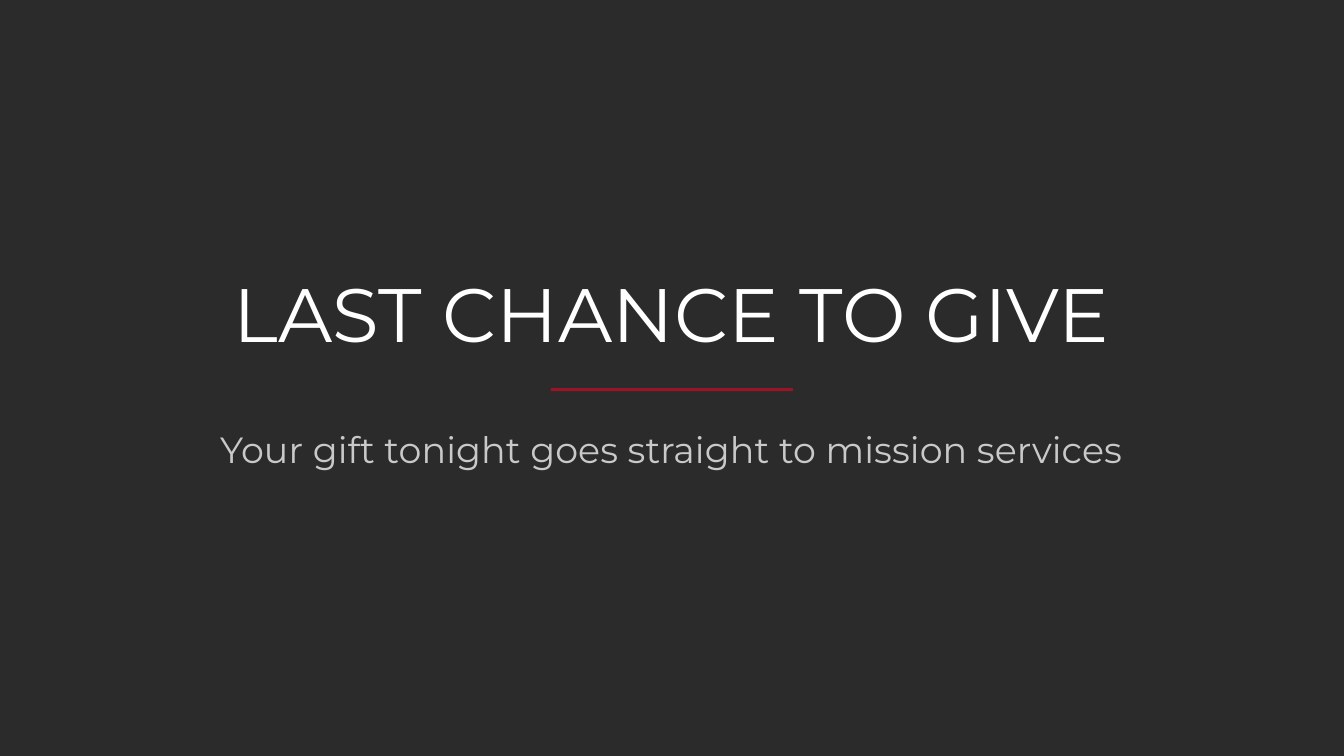
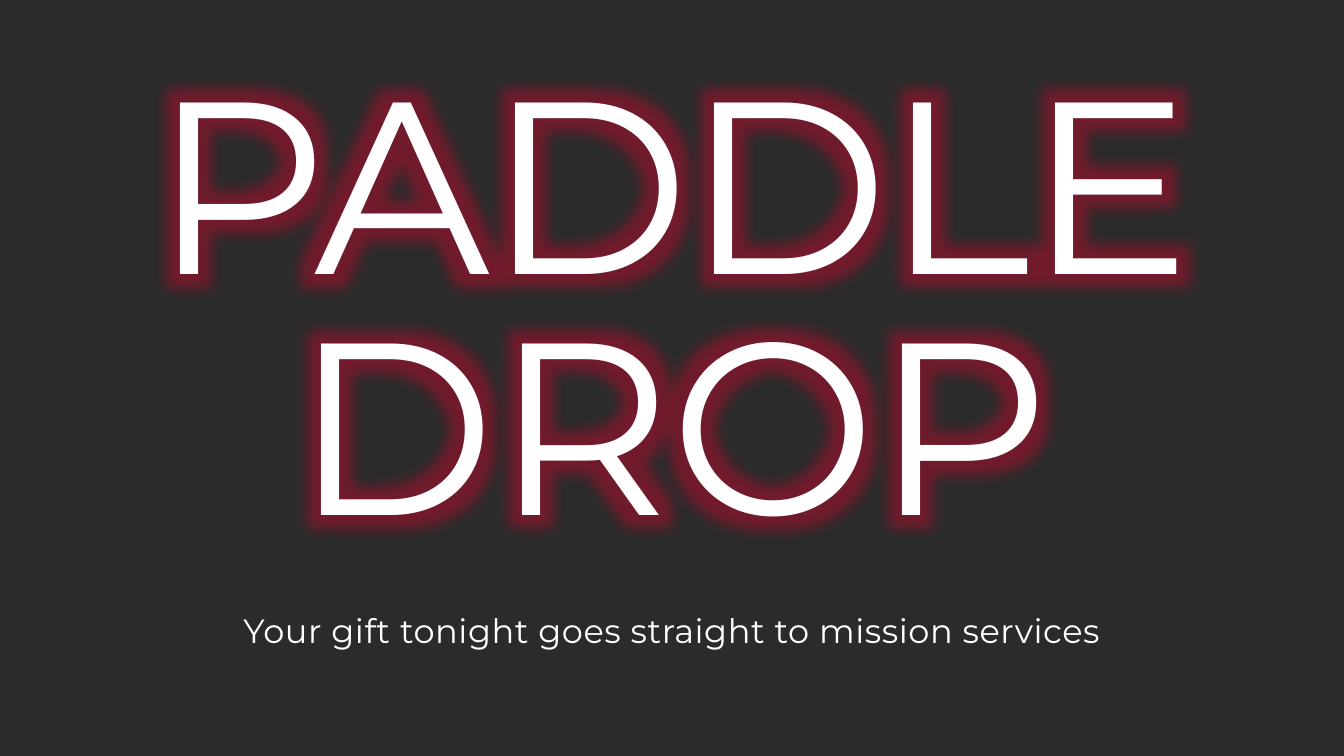
Before and after one commit to LauraRestum/gala_asset_dashboard, a slide deck: slide 29 of assets/2026-gala-program-presentation.pptx (slide 26 before the commit). Drawn at 1344x756 pixels with LibreOffice and Linux fonts; fonts in the diff are those of the drawing; background and template pictures are left out; a plain dark background stands for a picture behind light text. Boxes give left, top, right and bottom in pixels: in the first picture for what was removed or moved away, otherwise in the second. Text is boxed around its words. In the diff, an @@ line names an element or a change of style, - is before the commit and + after.

```diff
--- a/assets/2026-gala-program-presentation.pptx
+++ b/assets/2026-gala-program-presentation.pptx
@@ title at [152,94,1191,522]: text changed; size 54 to 175 pt @@
-LAST CHANCE TO GIVE
+PADDLE
+DROP
@@ rectangle removed at [552,388,793,391] @@
@@ text "Your gift tonight goes straight ...": place and size @@
-text "Your gift tonight goes straight ..." at [220,436,1122,470]
+text "Your gift tonight goes straight ..." at [243,618,1100,650]
@@ text "Your gift tonight goes straight ..." at [243,618,1100,650]: size 26 to 24 pt, text colour #C9C9C9 to #FFFFFF, letter spacing 0.1 to 0.4 pt @@
```
Also in this commit, not shown: 5 other slides changed, 5 slides added, 2 slides removed, 34 other files.
